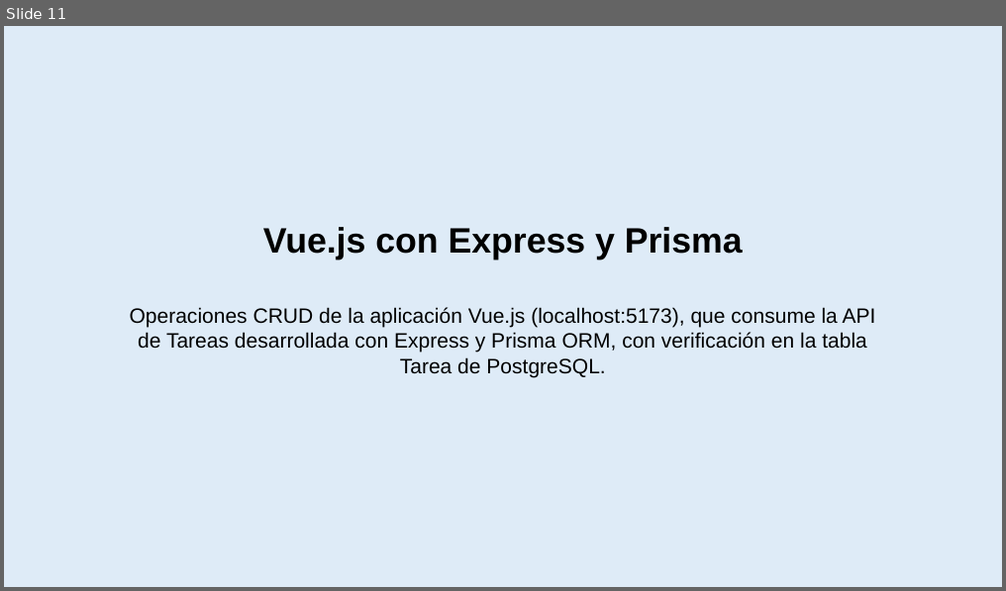
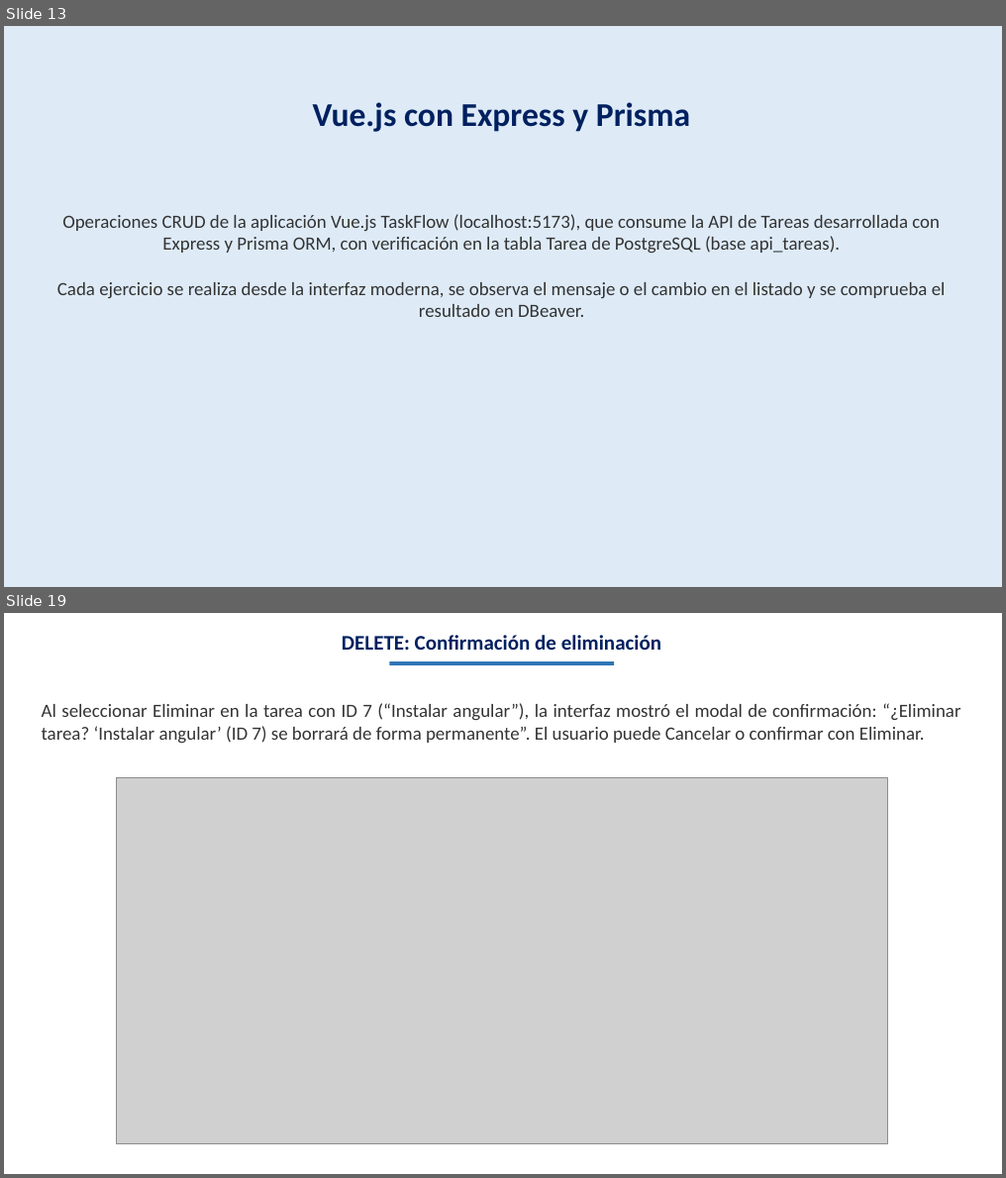
Before and after one commit to alondraS128/TBD_Tema-4, a slide deck: Actividad 4.3 Banco de ejercicios_AlondraSantis_TBD_5ISCM.pptx. Shown one above the other, each under a label of ours: slide 11 before the commit, slides 13 and 19 after it; the slides between them are not shown. The pictures are 1006x591 and 1006x1178 pixels, drawn with LibreOffice and Linux fonts; fonts in the diff are those of the drawing; grey boxes stand for pictures. Boxes give left, top, right and bottom in pixels: in the first picture for what was removed or moved away, otherwise in the second. Text is boxed around its words. In the diff, an @@ line names an element or a change of style, - is before the commit and + after.

```diff
--- a/Actividad 4.3 Banco de ejercicios_AlondraSantis_TBD_5ISCM.pptx
+++ b/Actividad 4.3 Banco de ejercicios_AlondraSantis_TBD_5ISCM.pptx
@@ slide 19 added at (x1=4, y1=613, x2=1002, y2=1174), background #FFFFFF @@
@@ text added at (x1=342, y1=635, x2=661, y2=650), 20 pt, text #002060, bold @@
+DELETE: Confirmación de eliminación
@@ rectangle added at (x1=389, y1=662, x2=614, y2=665), fill #2E75B6 @@
@@ text added at (x1=42, y1=703, x2=960, y2=744), 18 pt, text #333333 @@
+Al seleccionar Eliminar en la tarea con ID 7 (“Instalar angular”), la interfaz mostró el modal de confirmación: “¿Eliminar tarea? ‘Instalar angular’ (ID 7) se borrará de forma permanente”. El usuario puede Cancelar o confirmar con Eliminar.
@@ picture added at (x1=116, y1=777, x2=887, y2=1145) @@
@@ what was slide 11 is now slide 13 @@
@@ slide 13 changed as well @@
@@ text "Vue.js con Express y Prisma" moved from (x1=263, y1=227, x2=743, y2=260) to (x1=313, y1=102, x2=690, y2=132) @@
@@ text "Vue.js con Express y Prisma" at (x1=313, y1=102, x2=690, y2=132): size 34 to 32 pt, font Arial to Calibri, text colour #000000 to #002060 @@
@@ text "Operaciones CRUD de la aplicación ..." at (x1=57, y1=214, x2=945, y2=317): vertical alignment top to middle @@
@@ text at (x1=57, y1=214, x2=945, y2=317): text changed; size 20 to 18 pt; font Arial to Calibri; text colour #000000 to #333333 @@
-Operaciones CRUD de la aplicación Vue.js (localhost:5173), que consume la API de Tareas desarrollada con Express y Prisma ORM, con verificación en la tabla Tarea de PostgreSQL.
+Operaciones CRUD de la aplicación Vue.js TaskFlow (localhost:5173), que consume la API de Tareas desarrollada con Express y Prisma ORM, con verificación en la tabla Tarea de PostgreSQL (base api_tareas).
+Cada ejercicio se realiza desde la interfaz moderna, se observa el mensaje o el cambio en el listado y se comprueba el resultado en DBeaver.
```
Also in this commit, not shown: 13 other slides changed, 7 other slides added, 4 slides removed, 19 other files.
